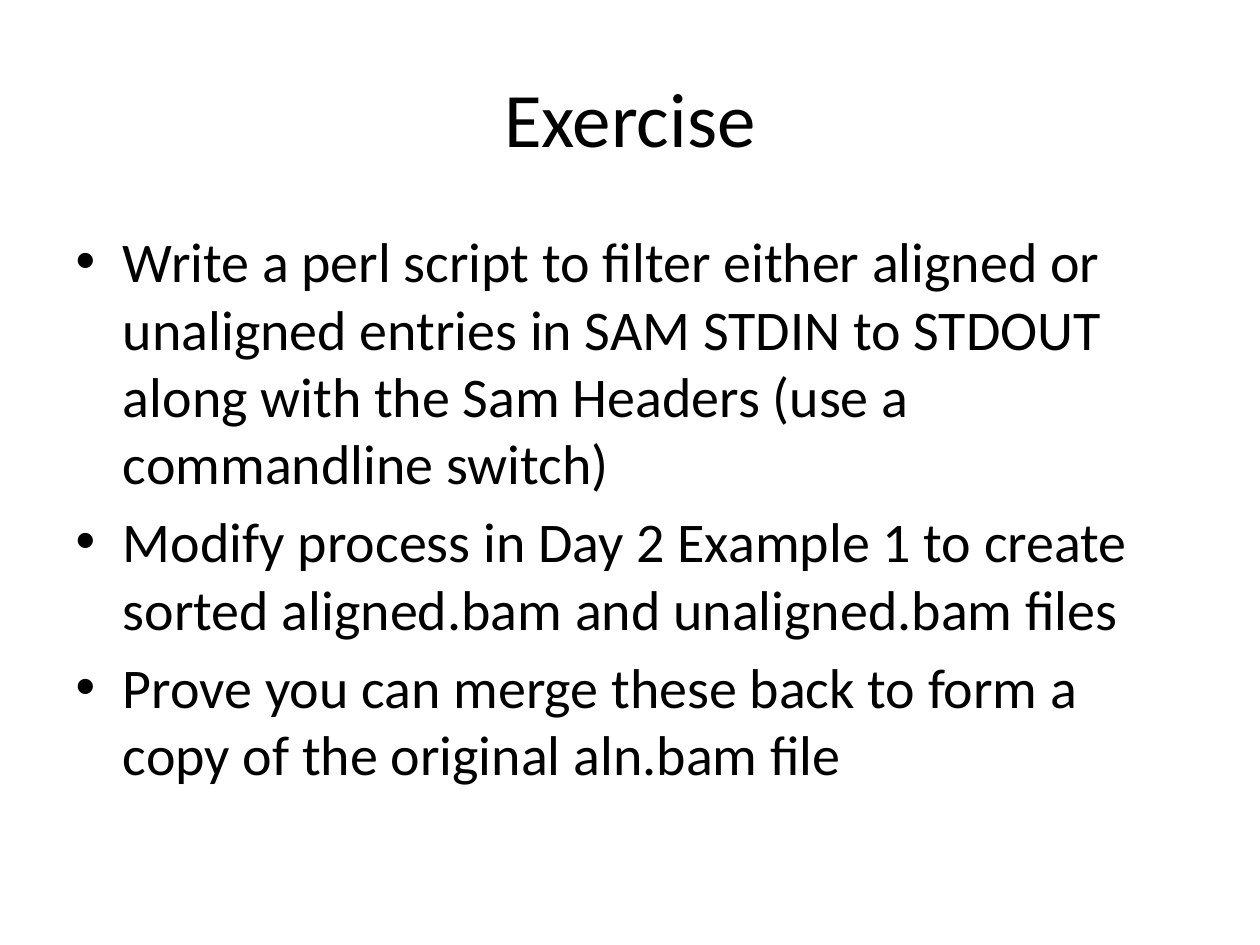
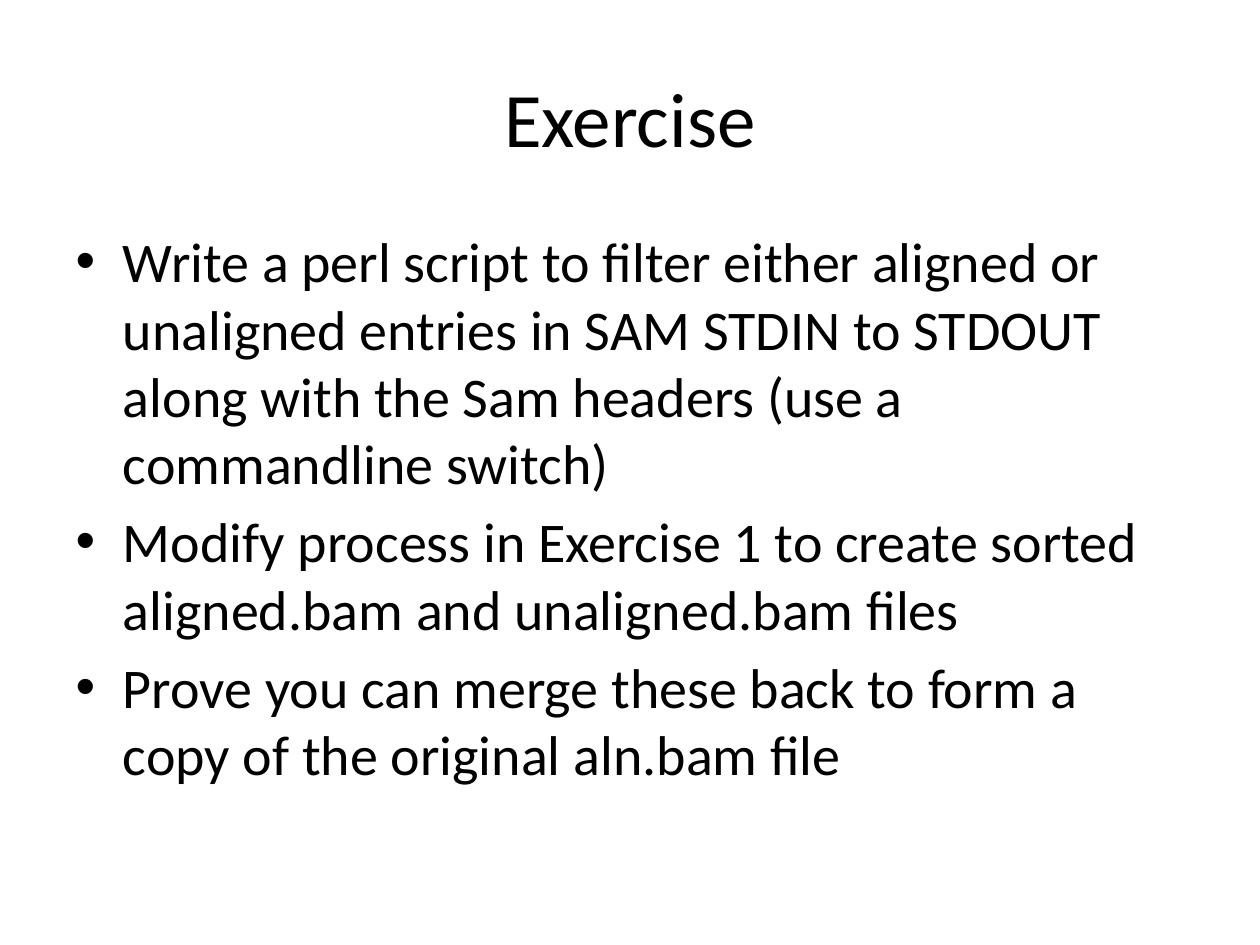
Before and after one commit to rvosa/ngs-workflows, a slide deck: slide 7 of doc/slides/day2/session2/SamFormatAndFiltering.pptx. Drawn at 1260x945 pixels with LibreOffice and Linux fonts; fonts in the diff are those of the drawing. Boxes give left, top, right and bottom in pixels: in the first picture for what was removed or moved away, otherwise in the second. Text is boxed around its words. In the diff, an @@ line names an element or a change of style, - is before the commit and + after.

Commit message:
finshed

```diff
--- a/doc/slides/day2/session2/SamFormatAndFiltering.pptx
+++ b/doc/slides/day2/session2/SamFormatAndFiltering.pptx
@@ text at bbox=[123, 243, 1137, 640]: text changed @@
-• Write a perl script to filter either aligned or unaligned entries in SAM STDIN to STDOUT along with the Sam Headers (use a commandline switch)
-• Modify process in Day 2 Example 1 to create sorted aligned.bam and unaligned.bam files
+• Write a perl script to filter either aligned or unaligned entries in SAM STDIN to STDOUT along with the Sam headers (use a commandline switch)
+• Modify process in Exercise 1 to create sorted aligned.bam and unaligned.bam files
```
